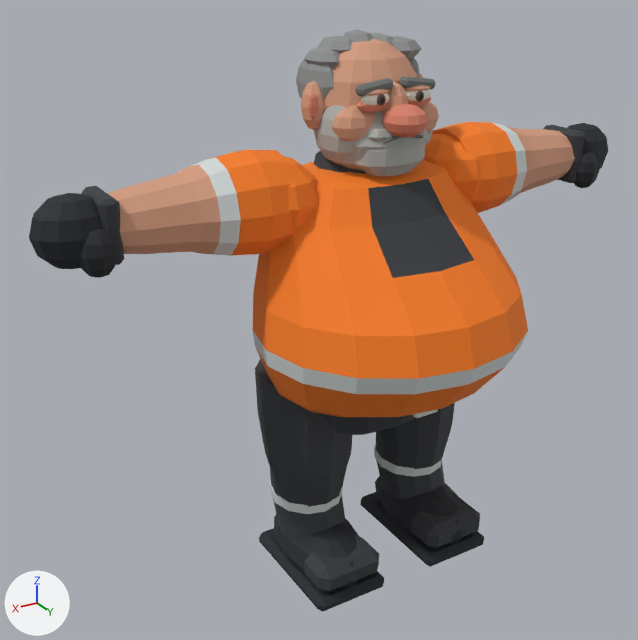
Renders of the Blender file ArtSource/Characters/Viggo/SRC_Viggo.blend from each side of a commit.
One viewpoint serves both versions: a camera (50 mm lens) standing at (1.419, 2.105, 1.886) and looking at (0.171, 0.024, 0.846). Lighting does not change. The marker at lower left points along +X, +Y and +Z. The first picture is the older version.

In view in the first picture: 'Viggo'.
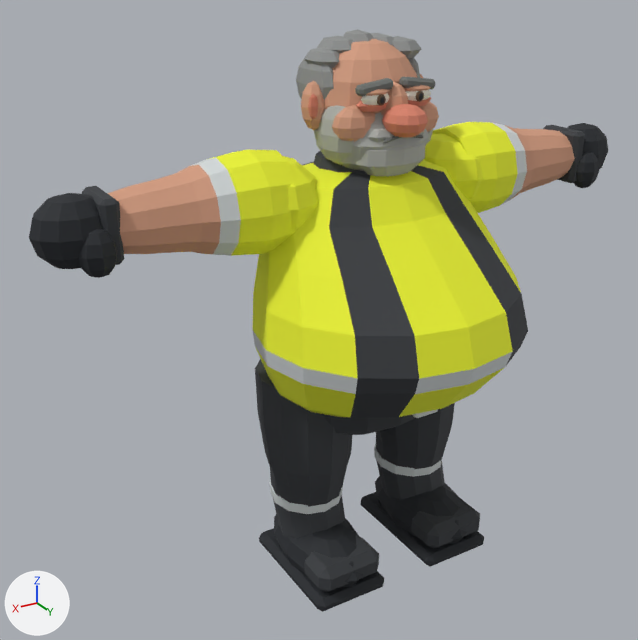
Patch to the scene script:
```diff
--- a/ArtSource/Characters/Viggo/SRC_Viggo.blend.py
+++ b/ArtSource/Characters/Viggo/SRC_Viggo.blend.py
@@ mat_mat_viggo_orange @@
 mat_mat_viggo_orange = principled_material('MAT_Viggo_Orange')
-mat_mat_viggo_orange.base_color = (0.95, 0.205, 0.012)  # orange #f97d1d
+mat_mat_viggo_orange.base_color = (0.85, 0.92, 0.025)  # yellow #edf62c
 mat_mat_viggo_orange.roughness = 0.8
@@ me_round_work_jacket @@
 me_round_work_jacket.from_pydata(...)  # 2863 vertices, 3132 faces; spans x -0.97..0.97, y -0.26..0.53, z 0.0..1.66
 # used by ob_viggo; location = (0.0, 0.0, 0.0)
+# me_round_work_jacket part 1: 28 of the faces centred in x -0.22..0.22, y -0.16..0.44, z 0.65..1.28 switch from mat_mat_viggo_orange (orange #f97d1d) to mat_mat_viggo_charcoal (dark grey #373a3e)
+# me_round_work_jacket part 2: all 4 faces centred in x -0.22..0.22, y -0.16..0.45, z 0.83 switch from mat_mat_viggo_reflector (light grey #d4dada) to mat_mat_viggo_charcoal (dark grey #373a3e)
+# me_round_work_jacket part 3: all 4 faces centred in x -0.07..0.07, y 0.2..0.29, z 1.13..1.22 switch from mat_mat_viggo_charcoal (dark grey #373a3e) to mat_mat_viggo_orange (yellow #edf62c)
 me_round_work_jacket.materials.append(mat_mat_viggo_rubber)
```

Location of each change, (x1, y1, x2, y2) in pixels of the pictures (638 x 640 px):
'Viggo', recoloured (orange to yellow)
    both: (208, 116, 528, 421)
part 1 of me_round_work_jacket, recoloured (orange to dark grey)
    both: (302, 162, 528, 417)
part 2 of me_round_work_jacket, recoloured
    both: (356, 333, 527, 394)
part 3 of me_round_work_jacket, recoloured (dark grey to yellow)
    both: (368, 179, 474, 278)
